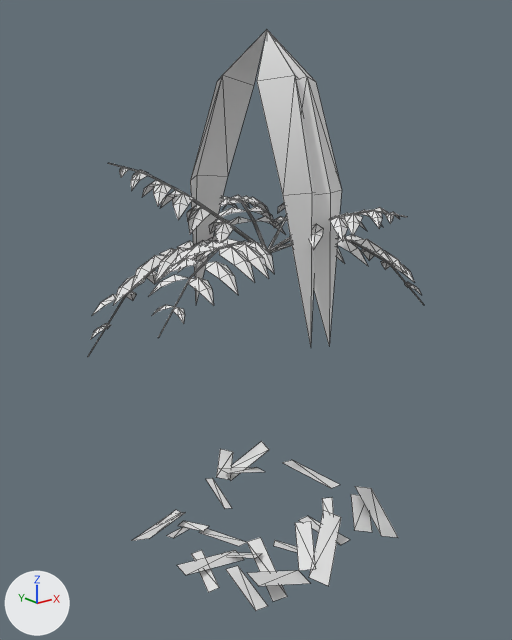
A saved change to the OBJ model game/assets/models/plants/SM_Plant_TreeFernYoung_Leaf_LOD1.obj.
Both versions are drawn from a 50 mm lens placed at (-3.73, -4.53, 3.84), pointed at (0.02, 0.15, 1.96). Every picture has the same lights, and +X, +Y and +Z are marked at lower left. The picture after the commit comes second. Mesh edges are drawn as thin lines. Where no turn or scale is listed for an object, it has been applied to the vertices. Vertices at exactly the same position are counted once.

Objects in the first picture: 'SM_Plant_TreeFernYoung_Leaf_LOD1'.
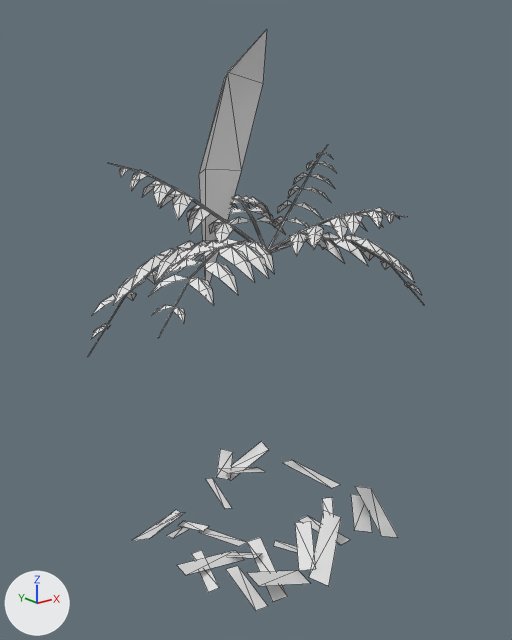
What differs and where, as boxes (x1, y1, x2, y2) in the pictures (512 x 640 px):
```json
{"part": 1, "of": "me_sm_plant_treefernyoung_leaf_lod1", "change": "cut back", "before": [190, 29, 342, 348], "after": [199, 29, 267, 284]}
```

Scene script edits in JSON lines:
```json
{"block": "me_sm_plant_treefernyoung_leaf_lod1", "where": "# used by ob_sm_plant_treefernyoung_leaf_lod1; location = (0.0, 0.0, 0.0)"}
{"op": "remove", "block": "me_sm_plant_treefernyoung_leaf_lod1", "code": "me_sm_plant_treefernyoung_leaf_lod1.from_pydata(...)  # 884 vertices, 994 faces; spans x -1.49..1.52, y -1.15..1.59, z -0.08..4.34"}
{"op": "add", "block": "me_sm_plant_treefernyoung_leaf_lod1", "code": "me_sm_plant_treefernyoung_leaf_lod1.from_pydata(...)  # 870 vertices, 978 faces; spans x -1.49..1.52, y -1.15..1.59, z -0.08..4.34"}
{"block": "me_sm_plant_treefernyoung_leaf_lod1", "change": "me_sm_plant_treefernyoung_leaf_lod1 part 1"}
{"block": "me_sm_plant_treefernyoung_leaf_lod1", "change": "14 vertices are removed from x -0.3..0.39, y -0.62..-0.19, z 1.88..4.0"}
{"block": "me_sm_plant_treefernyoung_leaf_lod1", "change": "16 faces are deleted"}
{"block": "me_sm_plant_treefernyoung_leaf_lod1", "change": "7 vertices move from x -0.47..0.15, y 0.13..0.63, z 2.04..4.01 to x -0.48..0.2, y 0.03..0.49, z 2.15..4.03"}
```
